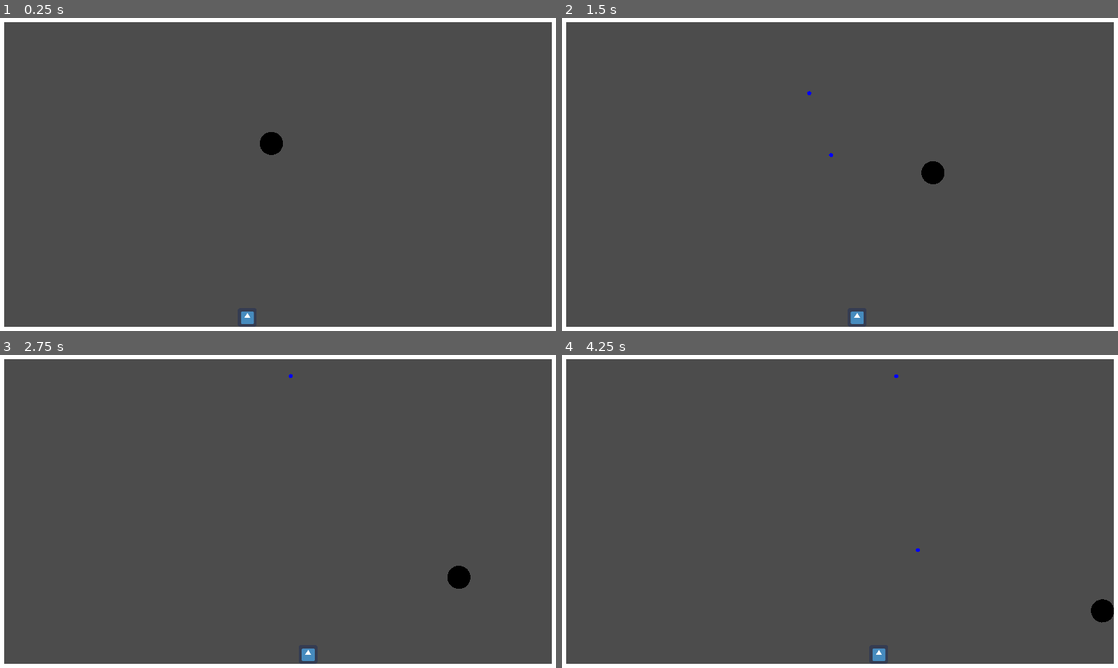
Above: before the commit, frames 1-4 (two rows, left to right).
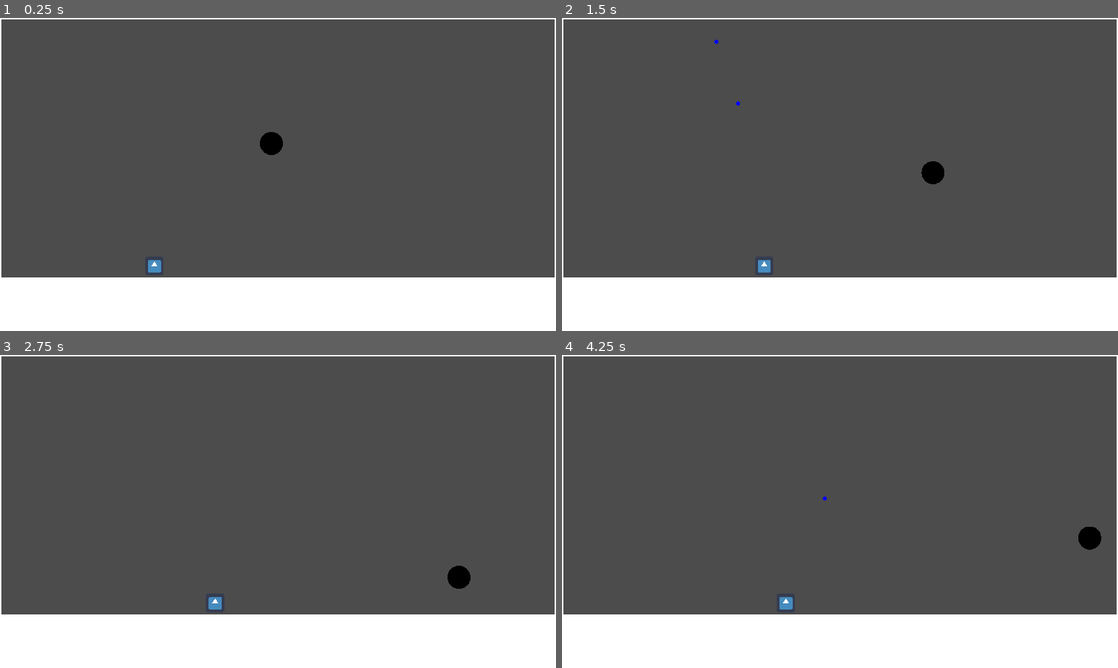
Above: after the commit, the same moments.

Repository: MaeIsBad/pang
Game: Godot game, scene res://UI/Main.tscn
Same seed, same stepped clock (60 frames per second), same inputs: the game is played once before the commit and once after it. Before the commit the project starts from res://Maps/TestMap.tscn. The engine's default icon, where the game draws it, is replaced by a stand-in: a white triangle on a blue panel in a dark square. Sound files missing from this copy of the repository are replaced by a short silence.
Inputs:
- Up to frame 1 (0.25 s): no input
- Up to frame 2 (1.5 s): tap Enter (ui_accept) at 0.5, 0.77 s; hold Right (ui_right) 0.53-1.28 s; hold Left (ui_left) from 1.28 s (still down)
- Up to frame 3 (2.75 s): tap Enter (ui_accept) at 1.52 s; release Left (ui_left) at 2.03 s; hold Right (ui_right) from 2.03 s (still down)
- Up to frame 4 (4.25 s): tap Enter (ui_accept) at 3.02, 3.77 s; release Right (ui_right) at 3.53 s; hold Left (ui_left) from 3.53 s (still down)

The runs differ from the first frame. In frame 1, 17% of the frame differs, in the area x 0-100%, y 0-99%; in frame 2, 17%; in frame 3, 17%; in frame 4, 18%.

Commit message:
Put the level in a box

Diff:
--- a/Maps/Level.tscn
+++ b/Maps/Level.tscn
@@ -1,15 +1,41 @@
-[gd_scene load_steps=4 format=2]
+[gd_scene load_steps=6 format=2]
 
 [ext_resource path="res://Maps/Level.gd" type="Script" id=1]
 [ext_resource path="res://Player/Player.tscn" type="PackedScene" id=2]
-[ext_resource path="res://Camera/CameraWithBorder.tscn" type="PackedScene" id=3]
+[ext_resource path="res://Maps/Walls.gd" type="Script" id=3]
+
+[sub_resource type="RectangleShape2D" id=1]
+extents = Vector2( 960, 10 )
+
+[sub_resource type="RectangleShape2D" id=2]
+extents = Vector2( 10, 450 )
 
 [node name="Level" type="Node2D"]
 script = ExtResource( 1 )
 
-[node name="CameraWithBorder" parent="." instance=ExtResource( 3 )]
-
 [node name="Player" parent="." instance=ExtResource( 2 )]
 position = Vector2( 634, 992 )
 
+[node name="Walls" type="StaticBody2D" parent="."]
+script = ExtResource( 3 )
+
+[node name="Top" type="CollisionShape2D" parent="Walls"]
+position = Vector2( 960, 0 )
+shape = SubResource( 1 )
+
+[node name="Left" type="CollisionShape2D" parent="Walls"]
+position = Vector2( 0, 450 )
+shape = SubResource( 2 )
+
+[node name="Right" type="CollisionShape2D" parent="Walls"]
+position = Vector2( 1920, 450 )
+shape = SubResource( 2 )
+
+[node name="Bottom" type="CollisionShape2D" parent="Walls"]
+position = Vector2( 960, 900 )
+shape = SubResource( 1 )
+
+[node name="Camera2D" type="Camera2D" parent="."]
+anchor_mode = 0
+
 [connection signal="touched_ball" from="Player" to="." method="on_Player_touched_ball"]
--- a/Maps/TestMap.tscn
+++ b/Maps/TestMap.tscn
@@ -5,9 +5,13 @@
 
 [node name="Level" instance=ExtResource( 3 )]
 
+[node name="Player" parent="." index="0"]
+position = Vector2( 533, 830 )
+
 [node name="Ball" parent="." index="1" instance=ExtResource( 1 )]
 position = Vector2( 868, 430 )
 linear_velocity = Vector2( 300, 0 )
 
-[node name="Player" parent="." index="2"]
-position = Vector2( 854, 1035 )
+[node name="Camera2D" parent="." index="3"]
+current = true
+editor_draw_screen = false
--- /dev/null
+++ b/Maps/Walls.gd
@@ -0,0 +1,3 @@
+extends StaticBody2D
+func _draw():
+	draw_rect(get_viewport_rect(),Color.white,false, 10.0)
--- /dev/null
+++ b/UI/Main.tscn
@@ -0,0 +1,24 @@
+[gd_scene load_steps=2 format=2]
+
+[ext_resource path="res://Maps/TestMap.tscn" type="PackedScene" id=1]
+
+[node name="Control" type="VSplitContainer"]
+anchor_right = 1.0
+anchor_bottom = 1.0
+collapsed = true
+dragger_visibility = 2
+__meta__ = {
+"_edit_use_anchors_": false
+}
+
+[node name="LevelContainer" type="ViewportContainer" parent="."]
+margin_right = 1920.0
+
+[node name="Viewport" type="Viewport" parent="LevelContainer"]
+size = Vector2( 1920, 900 )
+
+[node name="Level" parent="LevelContainer/Viewport" instance=ExtResource( 1 )]
+
+[node name="Placeholder" type="ColorRect" parent="."]
+margin_right = 1920.0
+margin_bottom = 1080.0
--- a/project.godot
+++ b/project.godot
@@ -33,7 +33,7 @@
 [application]
 
 config/name="pang"
-run/main_scene="res://Maps/TestMap.tscn"
+run/main_scene="res://UI/Main.tscn"
 config/icon="res://Assets/icon.png"
 
 [display]
